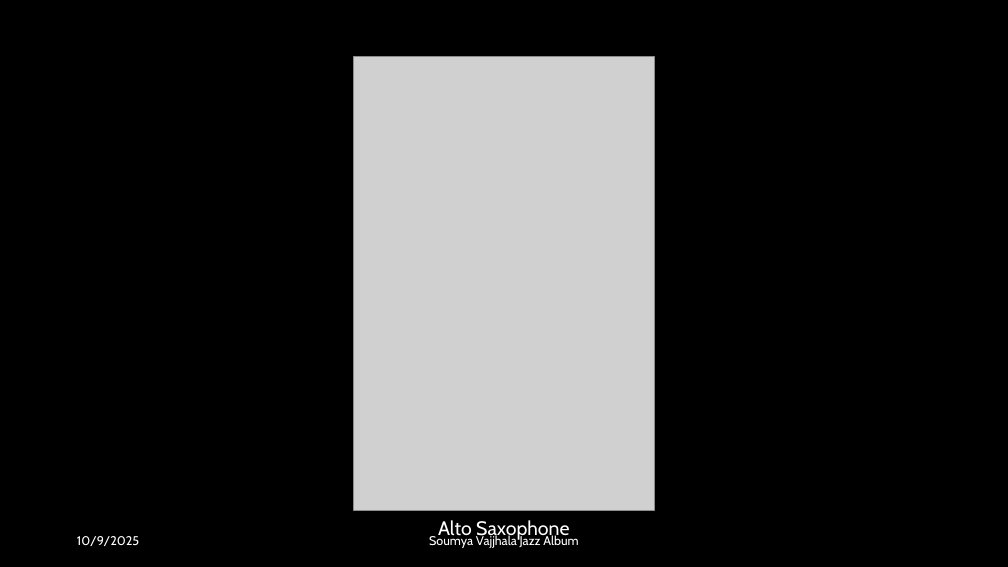
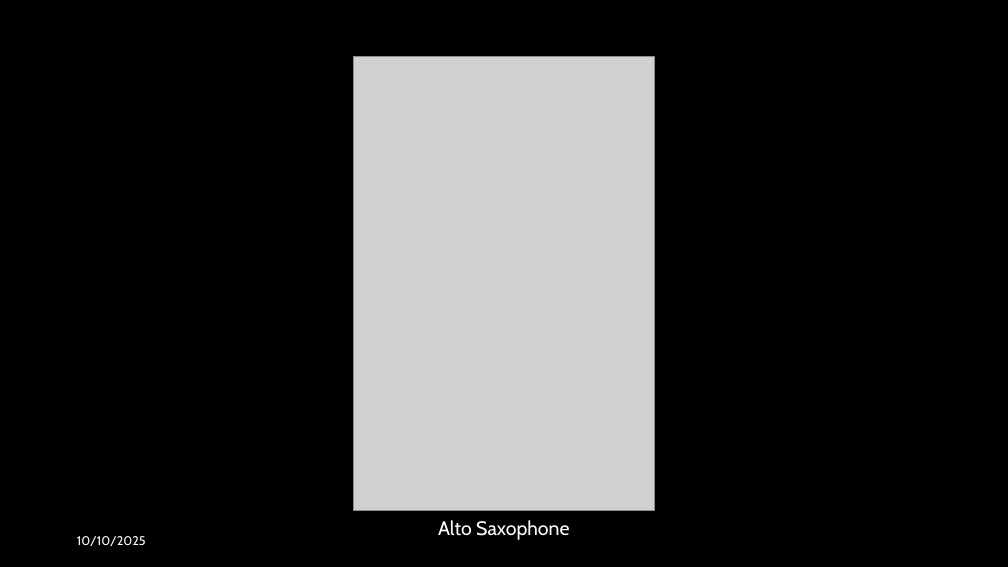
Before and after one commit to soumyavajjhala/soumyavajjhala.github.io, a slide deck: slide 5 of Desktop Publishing & Presentation Graphics Applications/Applying Advanced Graphic Techniques and Inserting Audio and Video/Jazz Album.pptx. Drawn at 1008x567 pixels with LibreOffice and Linux fonts; fonts in the diff are those of the drawing; grey boxes stand for pictures. Boxes give left, top, right and bottom in pixels: in the first picture for what was removed or moved away, otherwise in the second. Text is boxed around its words. In the diff, an @@ line names an element or a change of style, - is before the commit and + after.

```diff
--- a/Desktop Publishing & Presentation Graphics Applications/Applying Advanced Graphic Techniques and Inserting Audio and Video/Jazz Album.pptx
+++ b/Desktop Publishing & Presentation Graphics Applications/Applying Advanced Graphic Techniques and Inserting Audio and Video/Jazz Album.pptx
@@ text at [77, 536, 146, 546]: text changed @@
-10/9/2025
+10/10/2025
@@ text removed at [429, 534, 578, 548] @@
-Soumya Vajjhala Jazz Album
```
Also in this commit, not shown: 6 other slides changed, 39 other files.
